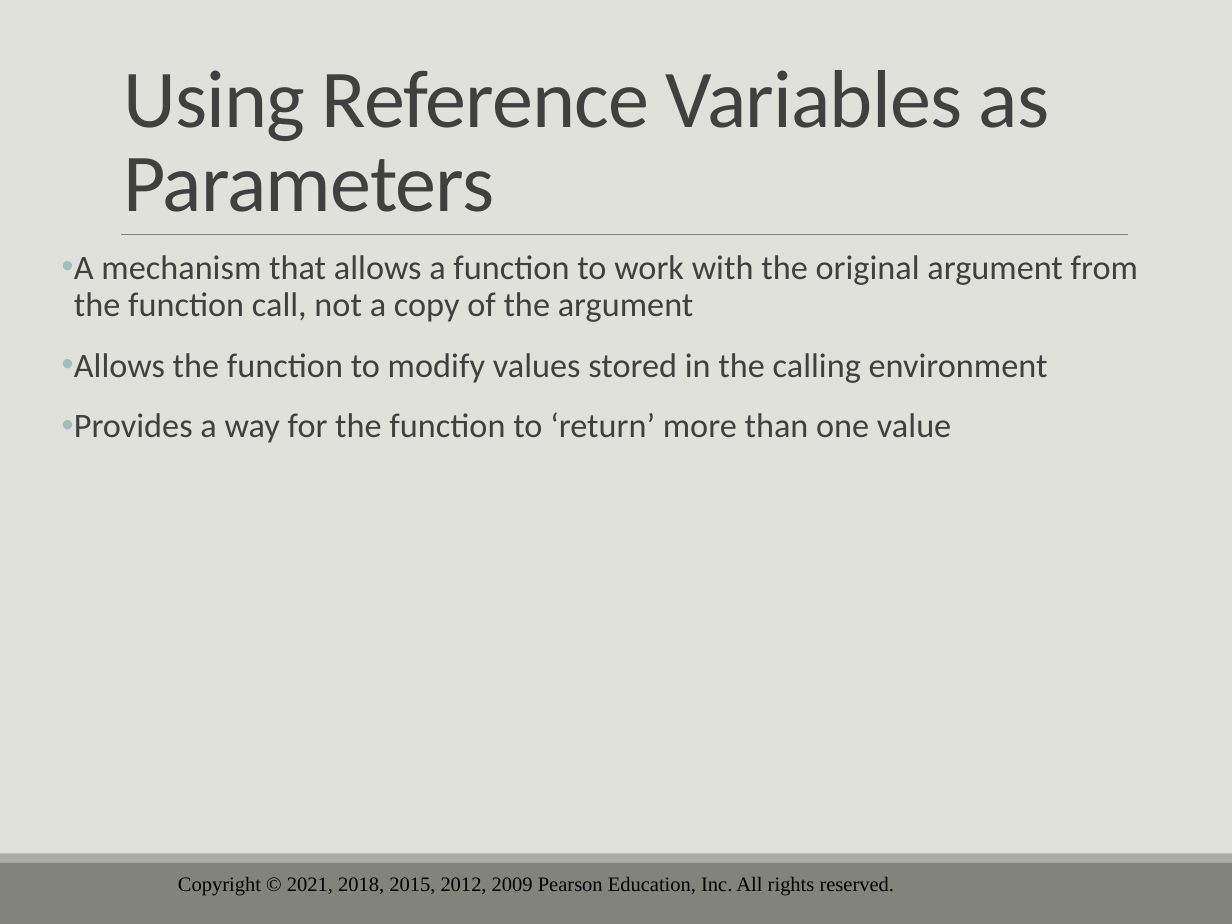
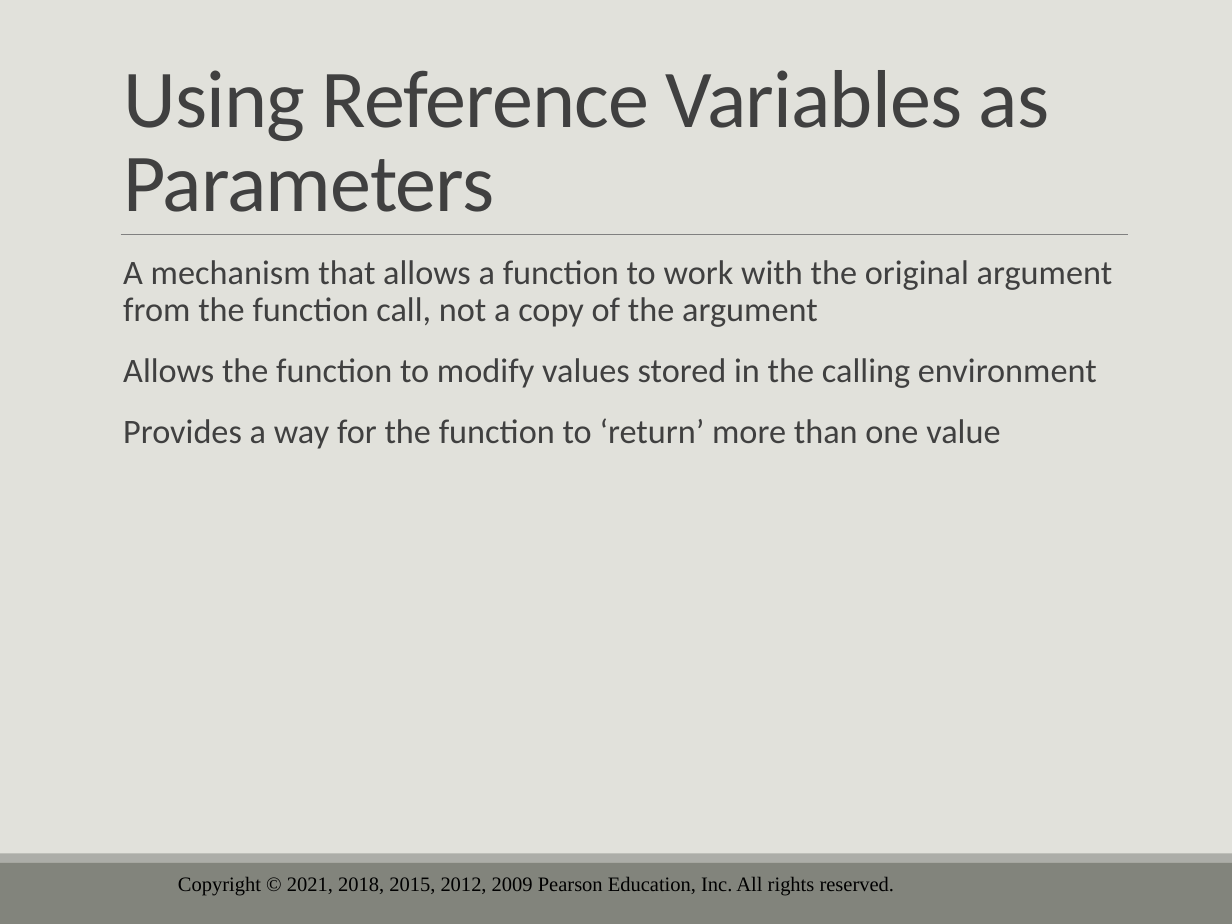
Before and after one commit to drolsonmi/eng1400, a slide deck: slide 54 of 1400_06_Functions.pptx (slide 69 before the commit). Drawn at 1232x924 pixels with LibreOffice and Linux fonts; fonts in the diff are those of the drawing; background and template pictures are left out. Boxes give left, top, right and bottom in pixels: in the first picture for what was removed or moved away, otherwise in the second. Text is boxed around its words. In the diff, an @@ line names an element or a change of style, - is before the commit and + after.

```diff
--- a/1400_06_Functions.pptx
+++ b/1400_06_Functions.pptx
@@ text "A mechanism that allows a ...": place and size @@
-text "A mechanism that allows a ..." at (74,255,1138,443)
+text "A mechanism that allows a ..." at (123,260,1113,449)
@@ text "A mechanism that allows a ..." at (123,260,1113,449): bullet • to   @@
```
Also in this commit, not shown: 17 other slides changed, 17 slides removed, 2 other files.
